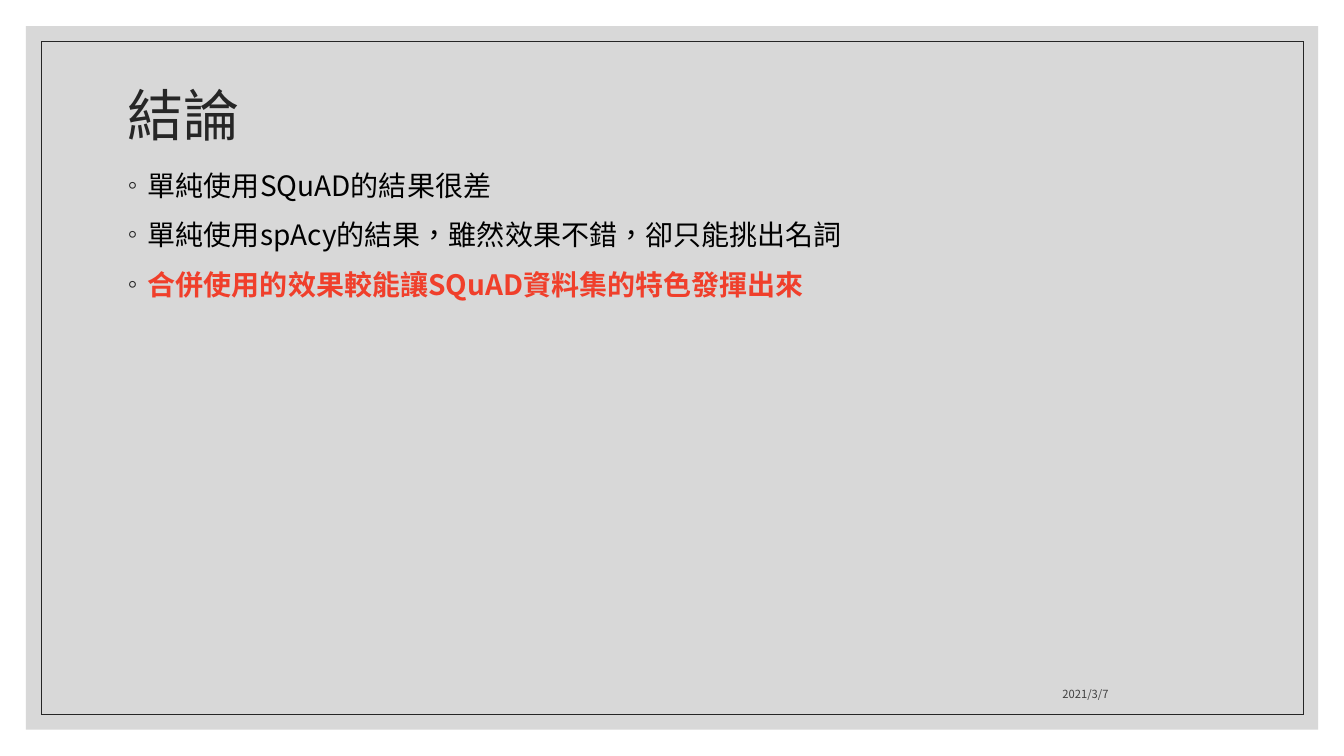
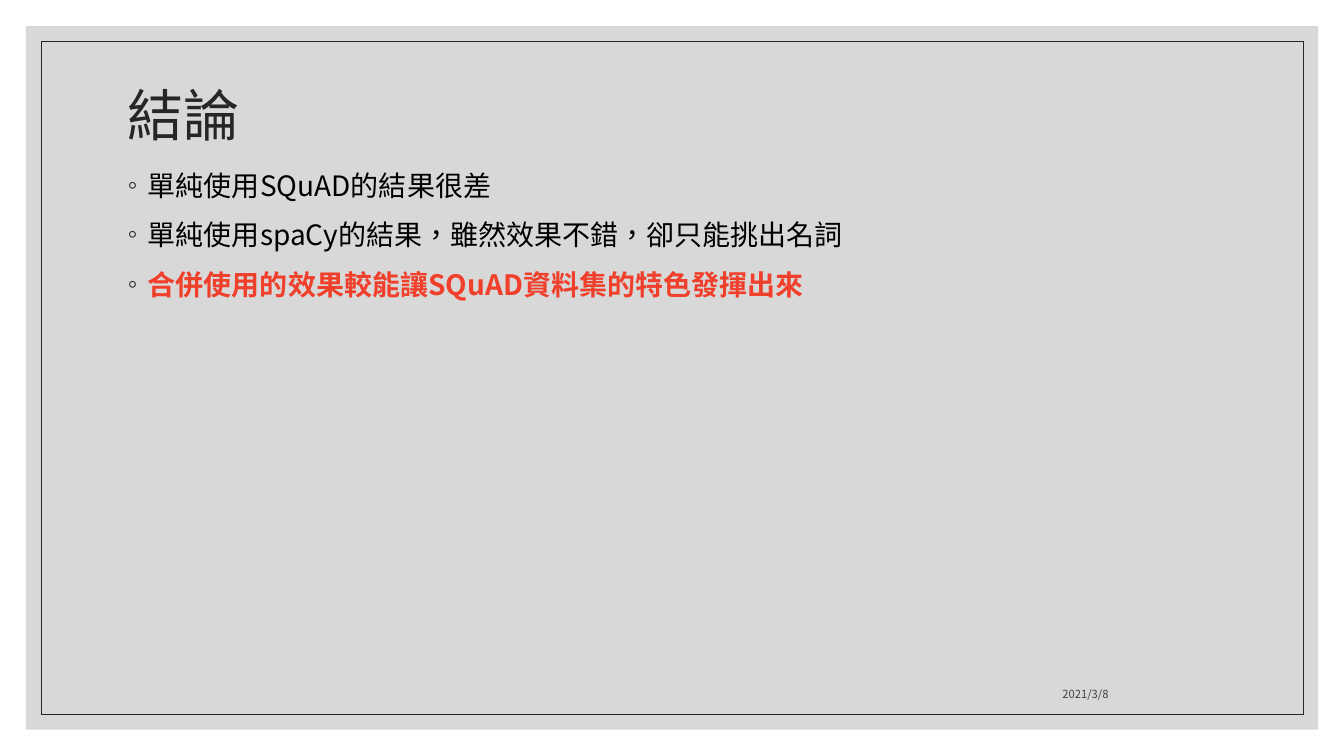
Before and after one commit to Minniemu/BERT-for-token-Classification, a slide deck: slide 19 of meeting_ppt/20210309.pptx (slide 12 before the commit). Drawn at 1344x756 pixels with LibreOffice and Linux fonts; fonts in the diff are those of the drawing. Boxes give left, top, right and bottom in pixels: in the first picture for what was removed or moved away, otherwise in the second. Text is boxed around its words. In the diff, an @@ line names an element or a change of style, - is before the commit and + after.

```diff
--- a/meeting_ppt/20210309.pptx
+++ b/meeting_ppt/20210309.pptx
@@ text at (148,221,843,252): text changed @@
-◦ 單純使用spAcy的結果，雖然效果不錯，卻只能挑出名詞
+◦ 單純使用spaCy的結果，雖然效果不錯，卻只能挑出名詞
@@ text at (1062,689,1108,700): text changed @@
-2021/3/7
+2021/3/8
```
Also in this commit, not shown: 10 other slides changed, 7 slides added.
